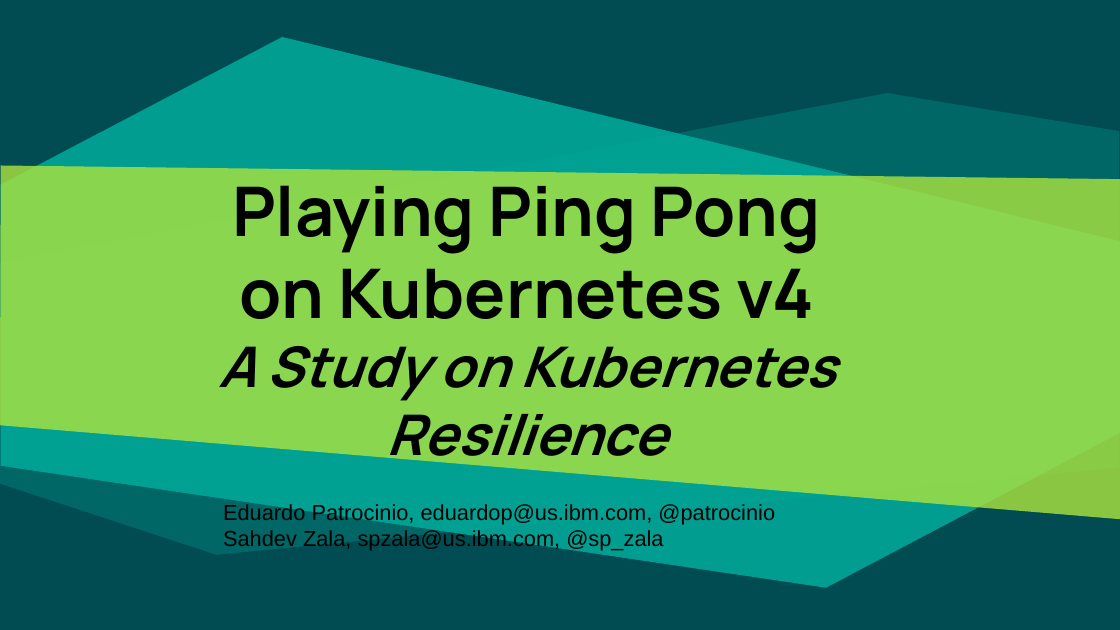
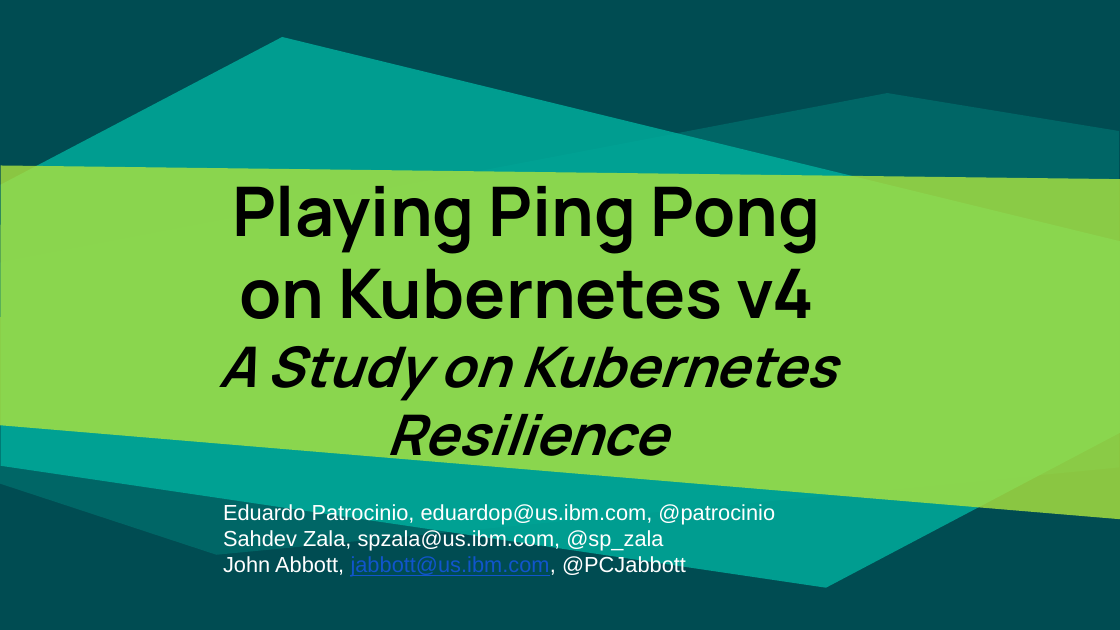
Before and after one commit to patrocinio/chaos-monkey-playing-ping-pong, a slide deck: slide 1 of v4/Presentation/Kubernetes-Resilience.pptx. Drawn at 1120x630 pixels with LibreOffice and Linux fonts; fonts in the diff are those of the drawing. Boxes give left, top, right and bottom in pixels: in the first picture for what was removed or moved away, otherwise in the second. Text is boxed around its words. In the diff, an @@ line names an element or a change of style, - is before the commit and + after.

```diff
--- a/v4/Presentation/Kubernetes-Resilience.pptx
+++ b/v4/Presentation/Kubernetes-Resilience.pptx
@@ text at [223, 503, 775, 551]: text colour #000000 to #FFFFFF in "Eduardo Patrocinio, eduardop@us.ibm.com, @patrocinio", "Sahdev Zala, spzala@us.ibm.com, @sp_zala" @@
@@ text at [223, 555, 686, 577]: paragraph added @@
+John Abbott, jabbott@us.ibm.com, @PCJabbott
```
Also in this commit, not shown: 1 other slide changed, 3 other files.
